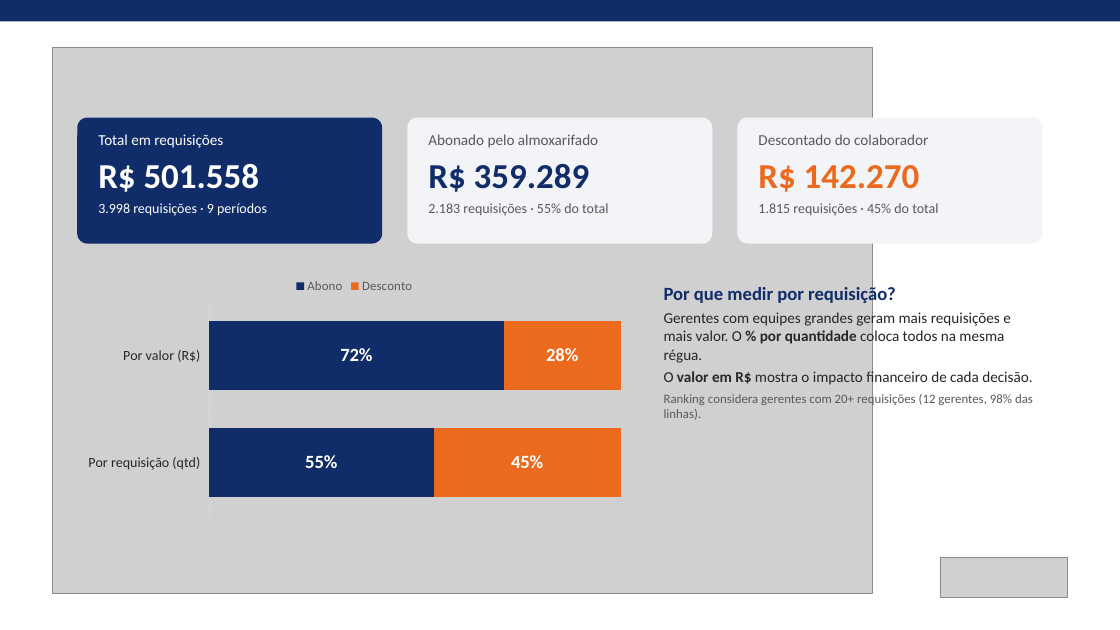
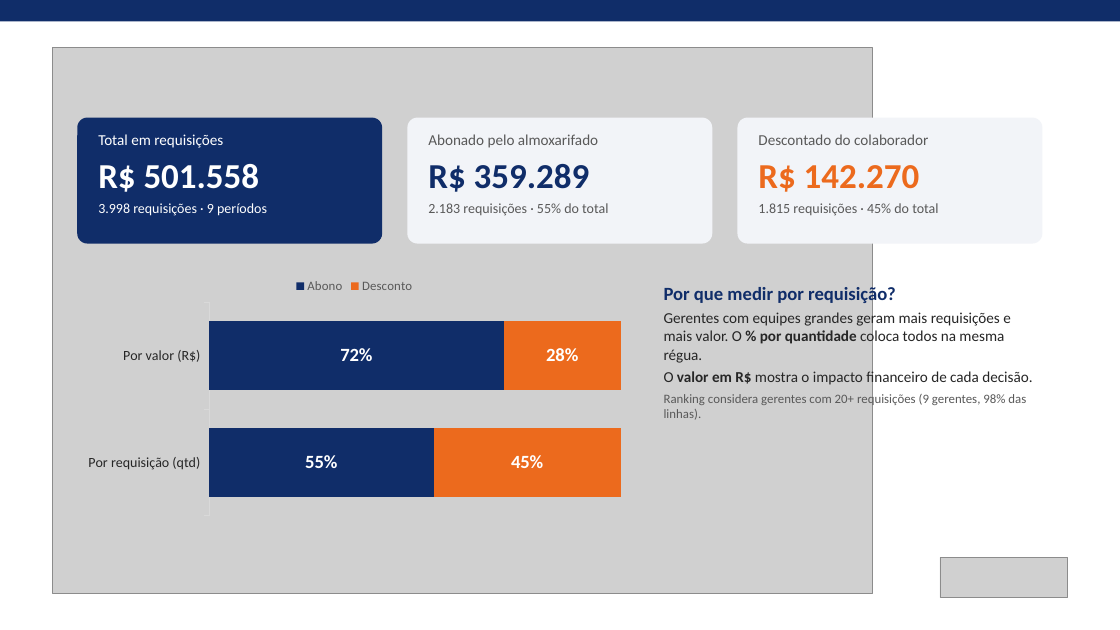
Before and after one commit to raissa2016carvalho-lab/ressuprimentov1, a slide deck: slide 2 of Apresentacao_Descontos_Taxa_por_Requisicao.pptx. Drawn at 1120x630 pixels with LibreOffice and Linux fonts; fonts in the diff are those of the drawing; grey boxes stand for pictures. Boxes give left, top, right and bottom in pixels: in the first picture for what was removed or moved away, otherwise in the second. Text is boxed around its words. In the diff, an @@ line names an element or a change of style, - is before the commit and + after.

```diff
--- a/Apresentacao_Descontos_Taxa_por_Requisicao.pptx
+++ b/Apresentacao_Descontos_Taxa_por_Requisicao.pptx
@@ text at (x1=664, y1=392, x2=1026, y2=420): text changed @@
-Ranking considera gerentes com 20+ requisições (12 gerentes, 98% das linhas).
+Ranking considera gerentes com 20+ requisições (9 gerentes, 98% das linhas).
```
Also in this commit, not shown: 4 other slides changed.
